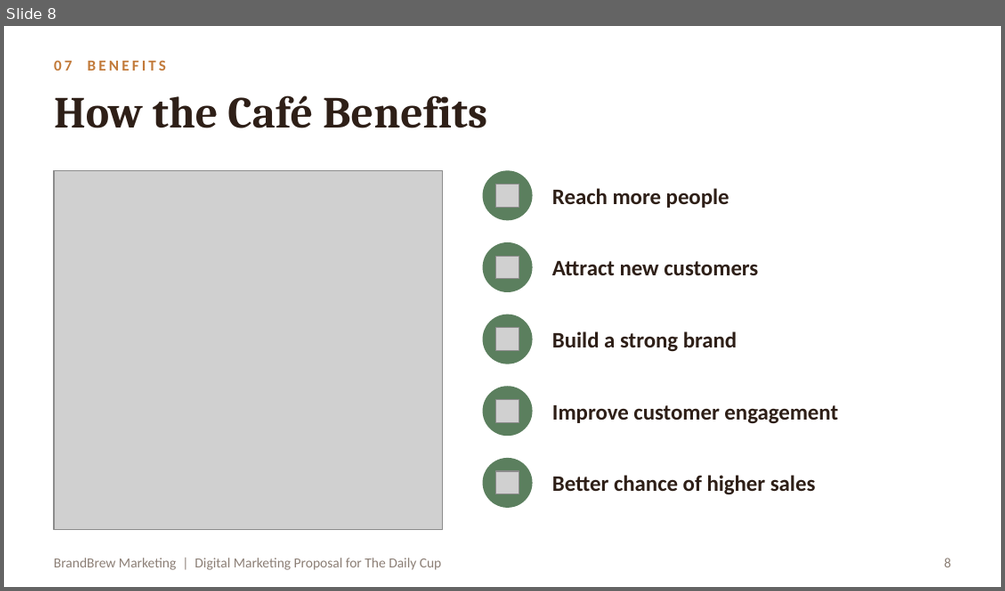
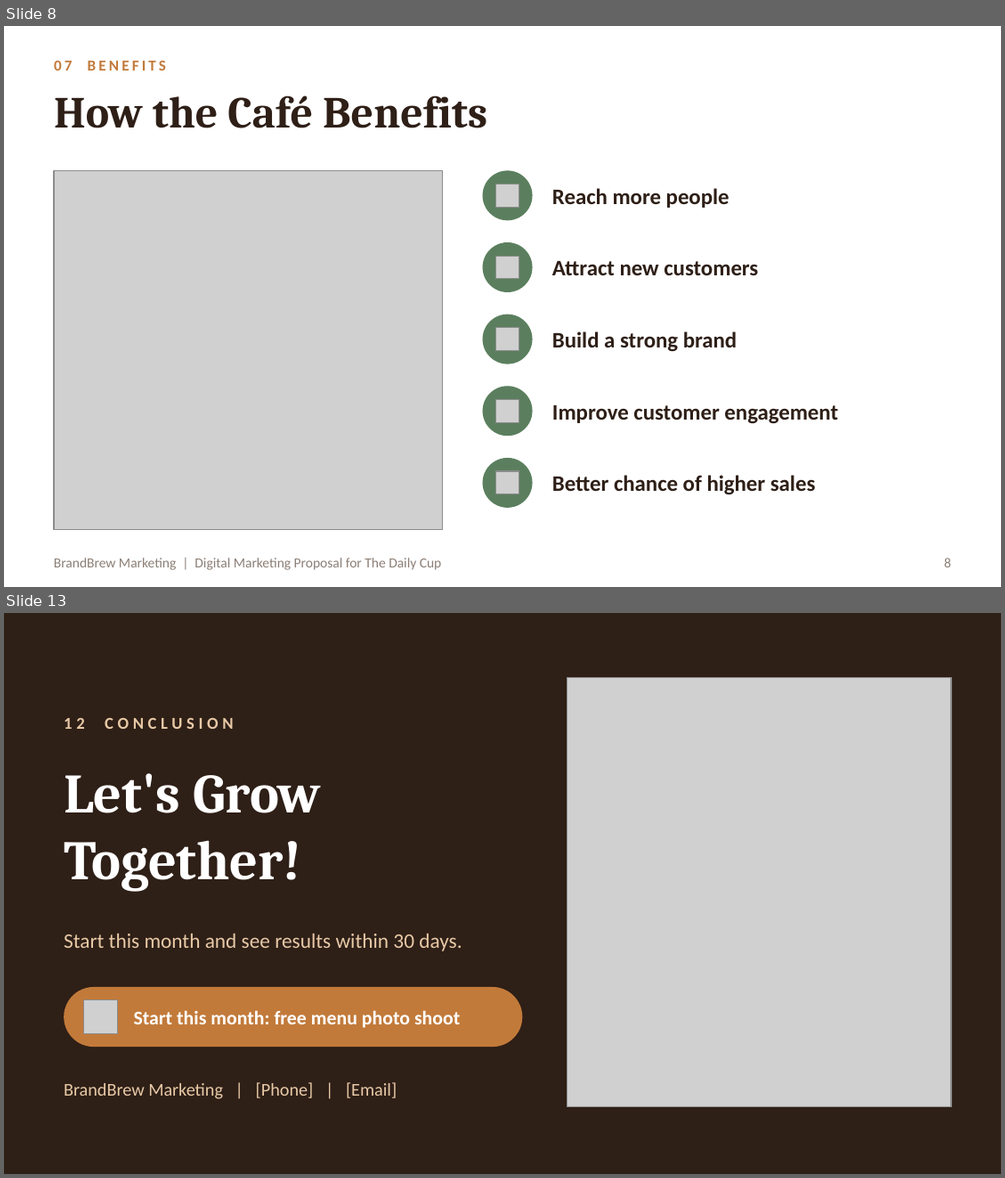
Before and after one commit to RahmaOshba/RahmaOshba, a slide deck: Cafe_Marketing_Proposal.pptx. Shown one above the other, each under a label of ours: slide 8 before the commit, slides 8 and 13 after it; the slides between them are not shown. The pictures are 1005x591 and 1005x1178 pixels, drawn with LibreOffice and Linux fonts; fonts in the diff are those of the drawing; grey boxes stand for pictures. Boxes give left, top, right and bottom in pixels: in the first picture for what was removed or moved away, otherwise in the second. Text is boxed around its words. In the diff, an @@ line names an element or a change of style, - is before the commit and + after.

```diff
--- a/Cafe_Marketing_Proposal.pptx
+++ b/Cafe_Marketing_Proposal.pptx
@@ slide 13 added at [4, 613, 1001, 1174], background #2E1F17 @@
@@ picture added at [567, 678, 951, 1106] @@
@@ text added at [64, 718, 234, 729], 12 pt, text #E8C9A6, bold @@
+12 CONCLUSION
@@ title added at [64, 773, 321, 892], 40 pt, text #FFFFFF, bold @@
+Let's Grow Together!
@@ text added at [64, 933, 461, 951], 15 pt, text #E8C9A6 @@
+Start this month and see results within 30 days.
@@ rounded rectangle added at [64, 987, 522, 1046], fill #C27A3A @@
@@ picture added at [84, 1000, 118, 1034] @@
@@ text added at [134, 1010, 460, 1028], 14 pt, text #FFFFFF, bold @@
+Start this month: free menu photo shoot
@@ text added at [64, 1082, 396, 1099], 13 pt, text #E8C9A6 @@
+BrandBrew Marketing | [Phone] | [Email]
```
Also in this commit, not shown: 2 slides changed, 3 other slides added, 2 slides removed.
